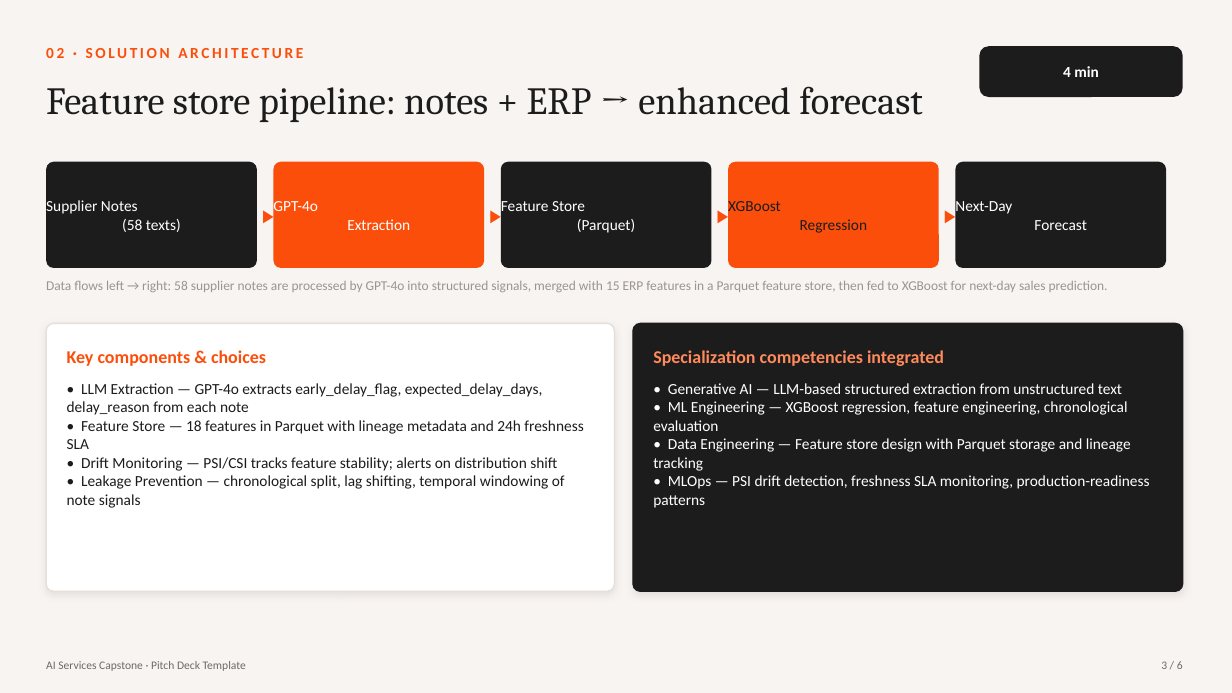
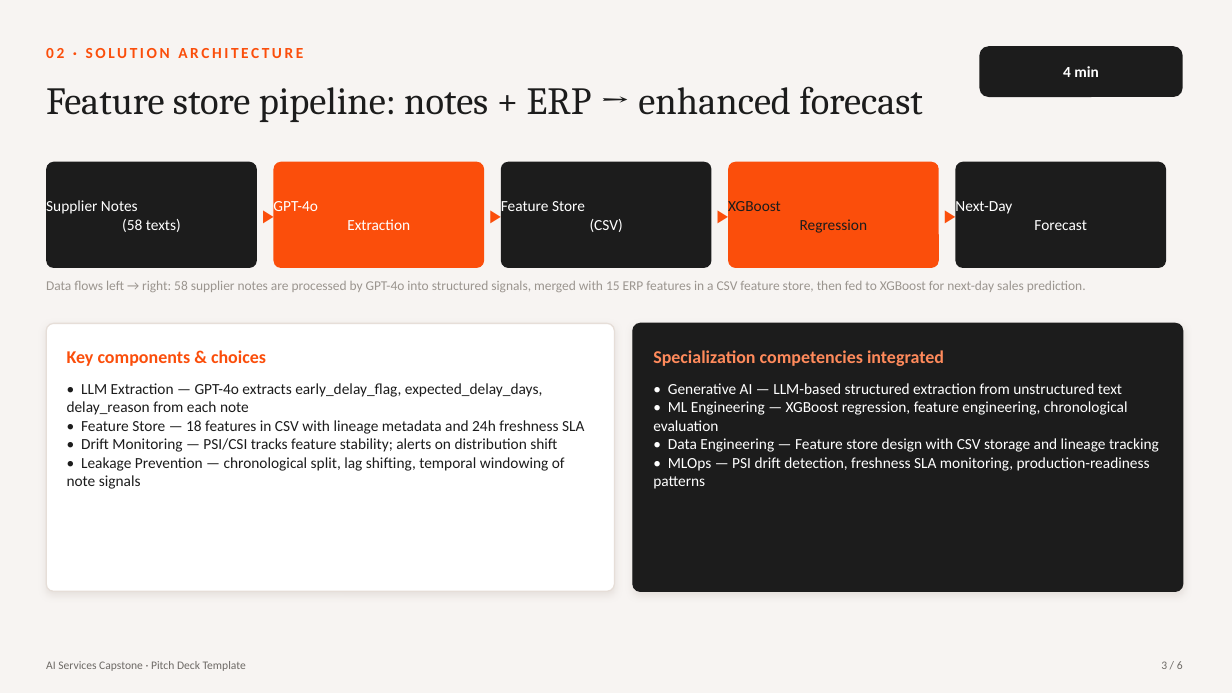
Before and after one commit to damie17/DemandSignalFeatureStore, a slide deck: slide 3 of PITCH_DECK.pptx. Drawn at 1232x693 pixels with LibreOffice and Linux fonts; fonts in the diff are those of the drawing. Boxes give left, top, right and bottom in pixels: in the first picture for what was removed or moved away, otherwise in the second. Text is boxed around its words. In the diff, an @@ line names an element or a change of style, - is before the commit and + after.

```diff
--- a/PITCH_DECK.pptx
+++ b/PITCH_DECK.pptx
@@ text at (x1=501, y1=201, x2=623, y2=232): text changed @@
-Feature Store
-(Parquet)
+Feature Store
+(CSV)
@@ text at (x1=46, y1=281, x2=1086, y2=292): text changed @@
-Data flows left → right: 58 supplier notes are processed by GPT-4o into structured signals, merged with 15 ERP features in a Parquet feature store, then fed to XGBoost for next-day sales prediction.
+Data flows left → right: 58 supplier notes are processed by GPT-4o into structured signals, merged with 15 ERP features in a CSV feature store, then fed to XGBoost for next-day sales prediction.
@@ text at (x1=81, y1=420, x2=584, y2=434): text changed @@
-• Feature Store — 18 features in Parquet with lineage metadata and 24h freshness SLA
+• Feature Store — 18 features in CSV with lineage metadata and 24h freshness SLA
@@ text at (x1=668, y1=438, x2=1159, y2=452): text changed @@
-• Data Engineering — Feature store design with Parquet storage and lineage tracking
+• Data Engineering — Feature store design with CSV storage and lineage tracking
```
Also in this commit, not shown: 2 other slides changed, 9 other files.
